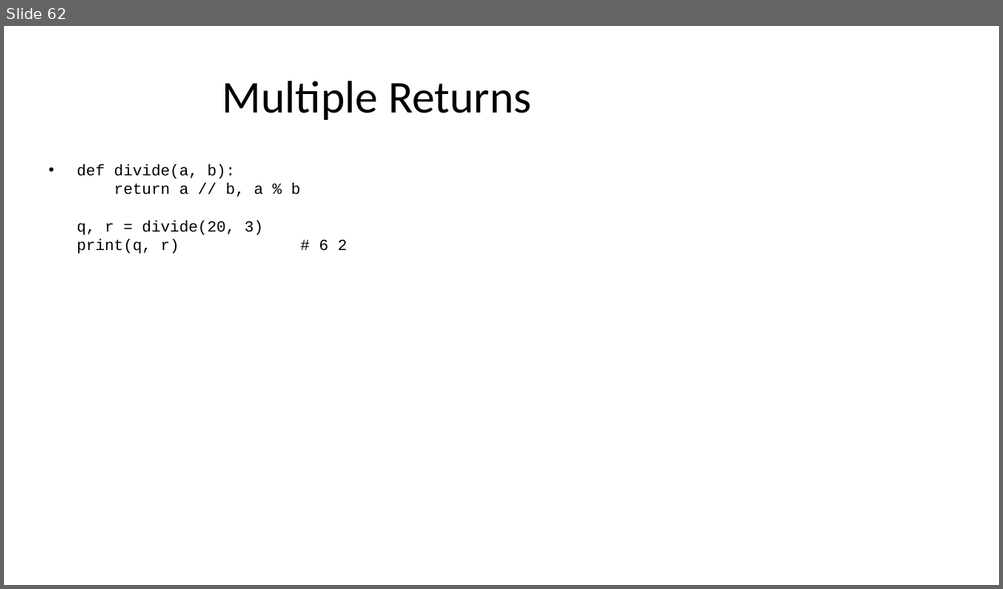
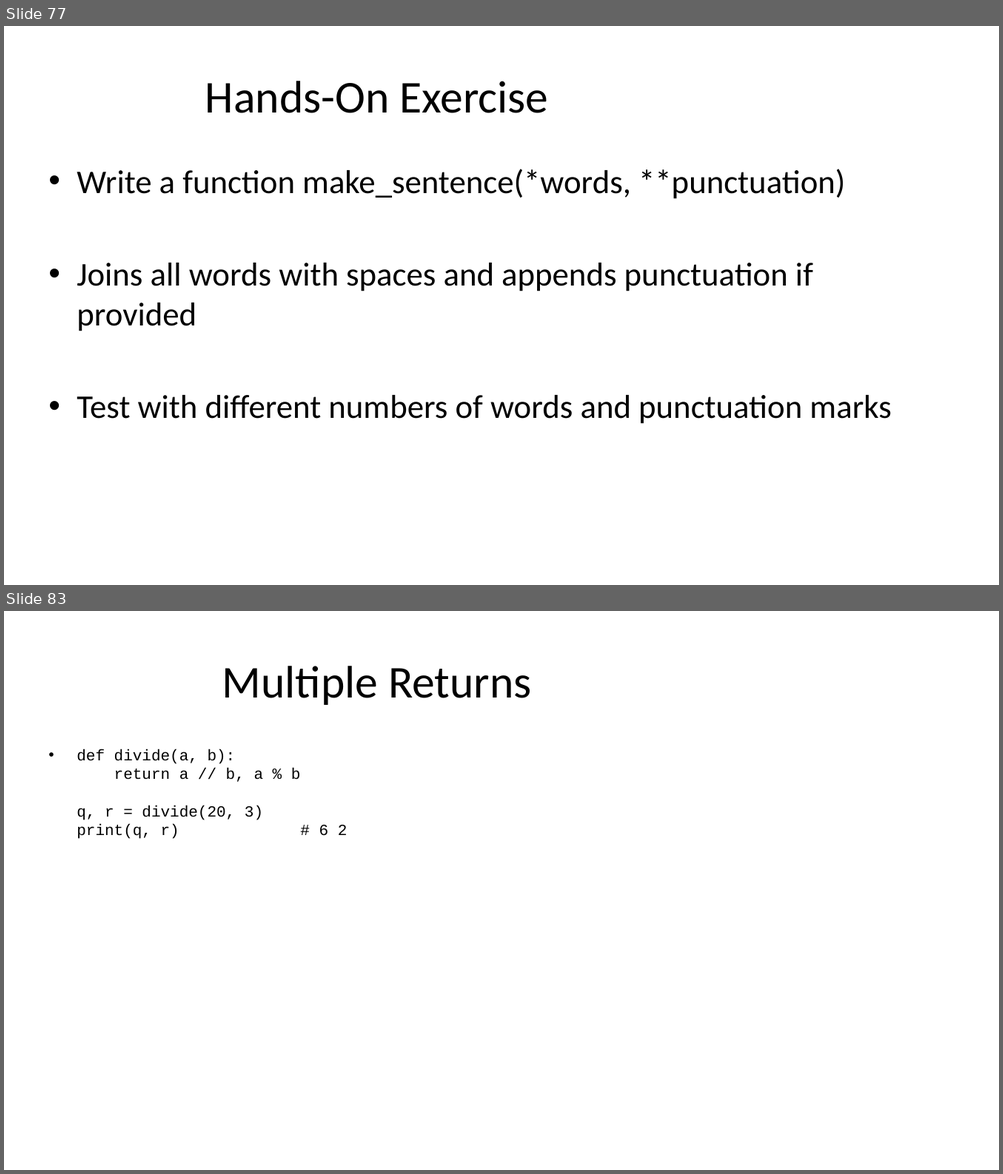
Before and after one commit to seanwhs/3-Day-Python-Crash-Course, a slide deck: Python_Crash_Course_2025.pptx. Shown one above the other, each under a label of ours: slide 62 before the commit, slides 77 and 83 after it; the slides between them are not shown. The pictures are 1003x589 and 1003x1174 pixels, drawn with LibreOffice and Linux fonts; fonts in the diff are those of the drawing. Boxes give left, top, right and bottom in pixels: in the first picture for what was removed or moved away, otherwise in the second. Text is boxed around its words. In the diff, an @@ line names an element or a change of style, - is before the commit and + after.

```diff
--- a/Python_Crash_Course_2025.pptx
+++ b/Python_Crash_Course_2025.pptx
@@ slide 77 added at box(4, 26, 999, 585), background #FFFFFF @@
@@ title added at box(205, 81, 548, 113), 44 pt, text #000000 @@
+Hands-On Exercise
@@ text added at box(77, 169, 891, 424), 32 pt, text #000000 @@
+• Write a function make_sentence(*words, **punctuation)
+• Joins all words with spaces and appends punctuation if provided
+• Test with different numbers of words and punctuation marks
@@ what was slide 62 is now slide 83 @@
```
Also in this commit, not shown: 1 slide changed, 21 other slides added, 1 slide removed.
